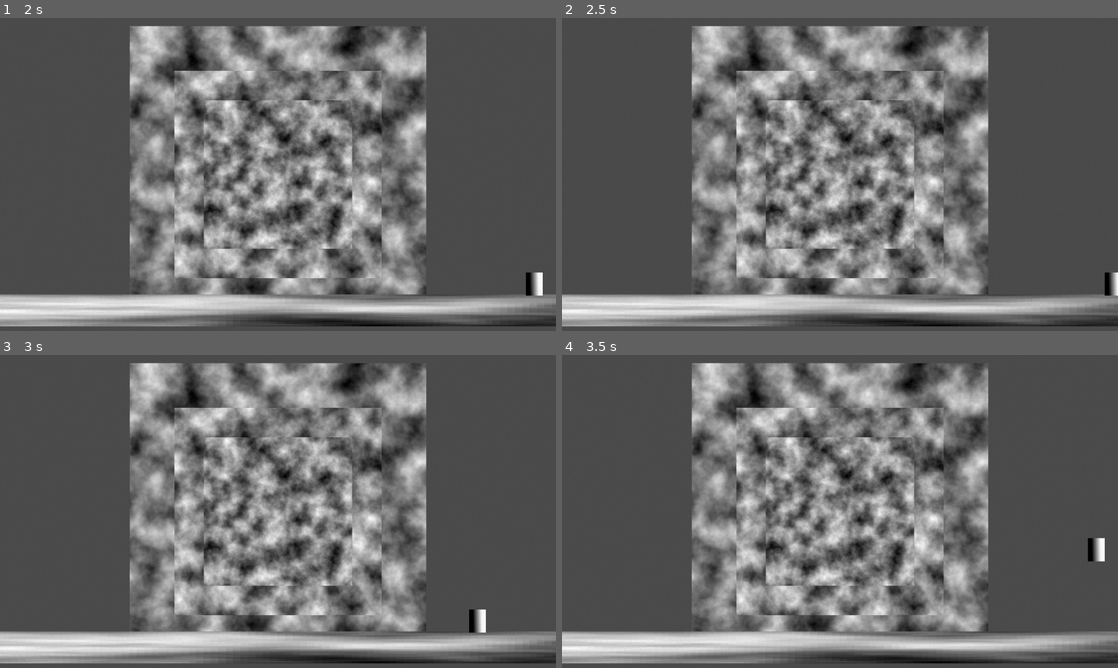
Above: before the commit, frames 1-4 (two rows, left to right).
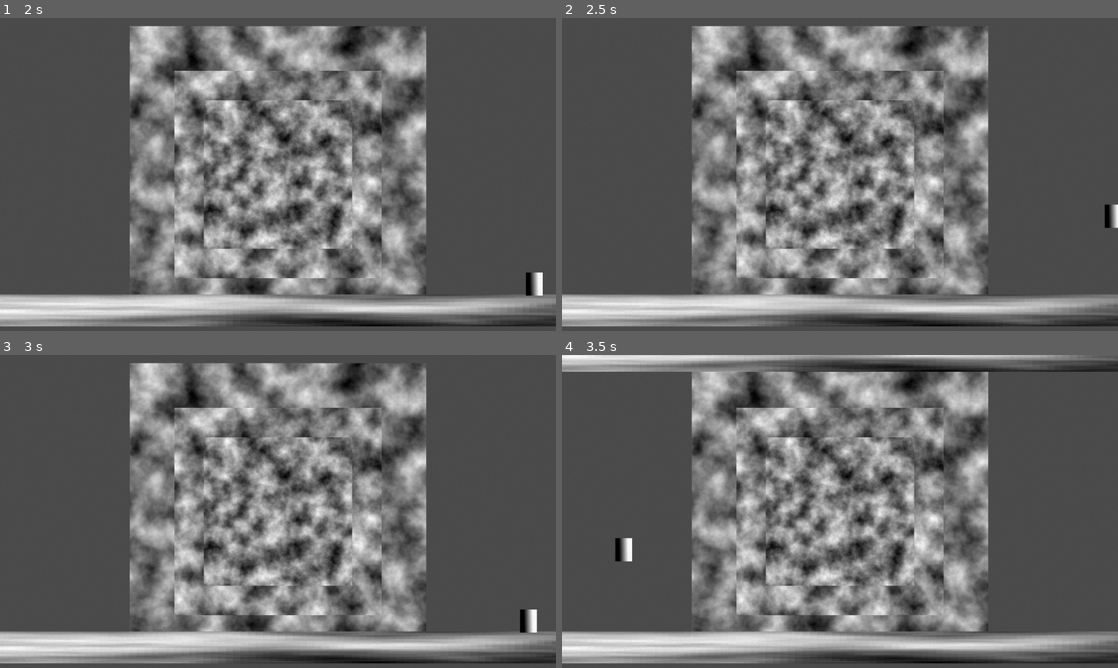
Above: after the commit, the same moments.

Repository: ManechLepage/PlatformerJam
Game: Godot game, scene res://Scenes/main.tscn
Two runs of this game, one before a commit and one after it. Both use one fixed random seed, a clock stepped at 60 frames per second and the inputs below.
Inputs:
- Up to frame 1 (2 s): hold Right (Right) from 0.53 s (still down); tap X (Wash, bound only before the commit) at 0.6, 1.55 s; tap W (Jump) at 0.77, 1.52 s; tap C (Meditate, bound only after the commit) at 1.35 s
- Up to frame 2 (2.5 s): release Right (Right) at 2.03 s; hold Left (Left) from 2.03 s (still down); tap Z (Meditate, bound only before the commit) at 2.1 s; tap X (Wash, bound only before the commit) at 2.3 s
- Up to frame 3 (3 s): release Left (Left) at 2.78 s; hold Right (Right) from 2.78 s (still down); tap X (Wash, bound only before the commit) at 2.85 s
- Up to frame 4 (3.5 s): keep holding Right (Right); tap W (Jump) at 3.02 s

Frame 1 is identical in both runs. In frame 2, 0.3% of the frame differs, in the area x 97-100%, y 59-89%; in frame 3, 0.4%; in frame 4, 4.5%, in the area x 0-100%, y 0-66%.

Commit message:
changed wash for interact and changed controls

Diff:
--- a/platformer-jam/Scripts/Player/StateMachine/wash.gd
+++ b/platformer-jam/Scripts/Player/StateMachine/interact.gd
@@ -9,7 +9,7 @@
 	#parent.sprite.play("Idle")
 
 func process_inputs(event):
-	if Input.is_action_just_released("Wash"):
+	if Input.is_action_just_released("Interact"):
 		return idle
 	return null
 
--- a/platformer-jam/project.godot
+++ b/platformer-jam/project.godot
@@ -51,7 +51,7 @@
 "deadzone": 0.2,
 "events": [Object(InputEventKey,"resource_local_to_scene":false,"resource_name":"","device":-1,"window_id":0,"alt_press …(192 unchanged characters)…
 , Object(InputEventKey,"resource_local_to_scene":false,"resource_name":"","device":-1,"window_id":0,"alt_pressed":false …(182 unchanged characters)…
-, Object(InputEventKey,"resource_local_to_scene":false,"reso …(131 unchanged characters)… d":false,"keycode":0,"physical_keycode":4194320,"key_label":0,"unicode":0,"location":0,"echo":false,"script":null)
+, Object(InputEventKey,"resource_local_to_scene":false,"reso …(131 unchanged characters)… d":false,"keycode":0,"physical_keycode":90,"key_label":0,"unicode":122,"location":0,"echo":false,"script":null)
 ]
 }
 Left={
@@ -68,10 +68,10 @@
 }
 Meditate={
 "deadzone": 0.2,
-"events": [Object(InputEventKey,"resource_local_to_scene":fa …(140 unchanged characters)… d":false,"keycode":0,"physical_keycode":90,"key_label":0,"unicode":122,"location":0,"echo":false,"script":null)
+"events": [Object(InputEventKey,"resource_local_to_scene":fa …(140 unchanged characters)… d":false,"keycode":0,"physical_keycode":67,"key_label":0,"unicode":99,"location":0,"echo":false,"script":null)
 ]
 }
-Wash={
+Interact={
 "deadzone": 0.2,
 "events": [Object(InputEventKey,"resource_local_to_scene":false,"resource_name":"","device":-1,"window_id":0,"alt_press …(192 unchanged characters)…
 ]
Renamed: platformer-jam/Scripts/Player/StateMachine/wash.gd.uid -> platformer-jam/Scripts/Player/StateMachine/interact.gd.uid
